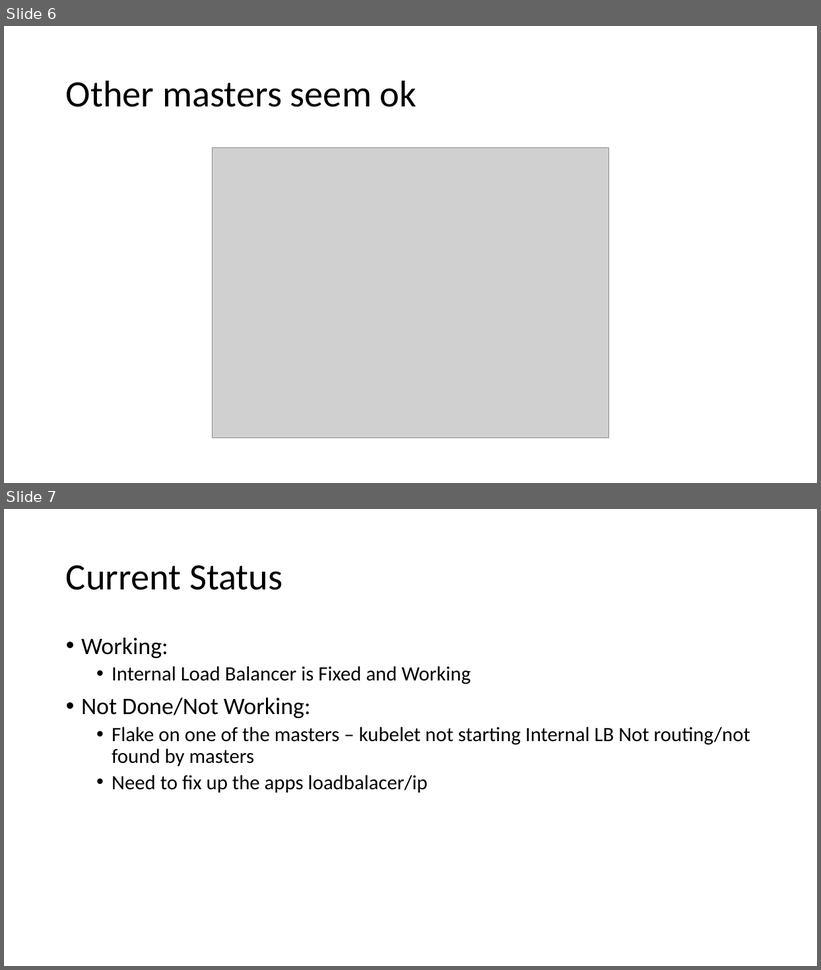
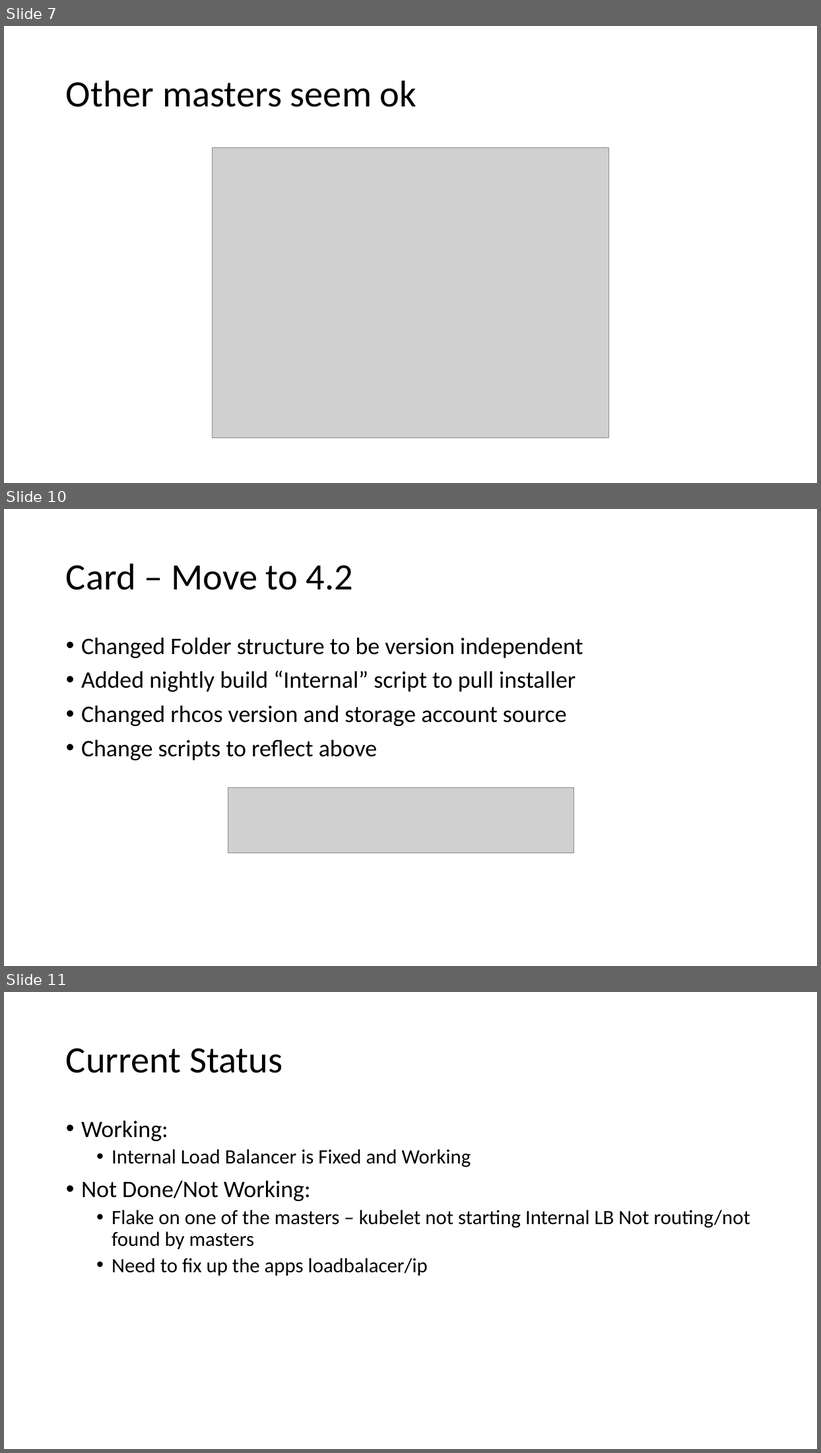
Before and after one commit to glennswest/ocpupi4azure, a slide deck: arm/doc/azocpupidemo2.pptx. Shown one above the other, each under a label of ours: slides 6 and 7 before the commit, slides 7, 10 and 11 after it; the slides between them are not shown. The pictures are 821x970 and 821x1453 pixels, drawn with LibreOffice and Linux fonts; fonts in the diff are those of the drawing; grey boxes stand for pictures. Boxes give left, top, right and bottom in pixels: in the first picture for what was removed or moved away, otherwise in the second. Text is boxed around its words. In the diff, an @@ line names an element or a change of style, - is before the commit and + after.

```diff
--- a/arm/doc/azocpupidemo2.pptx
+++ b/arm/doc/azocpupidemo2.pptx
@@ slide 10 added at (x1=4, y1=509, x2=817, y2=966), background #FFFFFF @@
@@ title added at (x1=66, y1=563, x2=353, y2=590), 44 pt, text #000000 @@
+Card – Move to 4.2
@@ text added at (x1=81, y1=638, x2=583, y2=760), 28 pt, text #000000 @@
+• Changed Folder structure to be version independent
+• Added nightly build “Internal” script to pull installer
+• Changed rhcos version and storage account source
+• Change scripts to reflect above
@@ picture added at (x1=228, y1=788, x2=574, y2=853) @@
@@ what was slide 6 is now slide 7 @@
@@ what was slide 7 is now slide 11 @@
```
Also in this commit, not shown: 3 other slides added, 1 other file.
